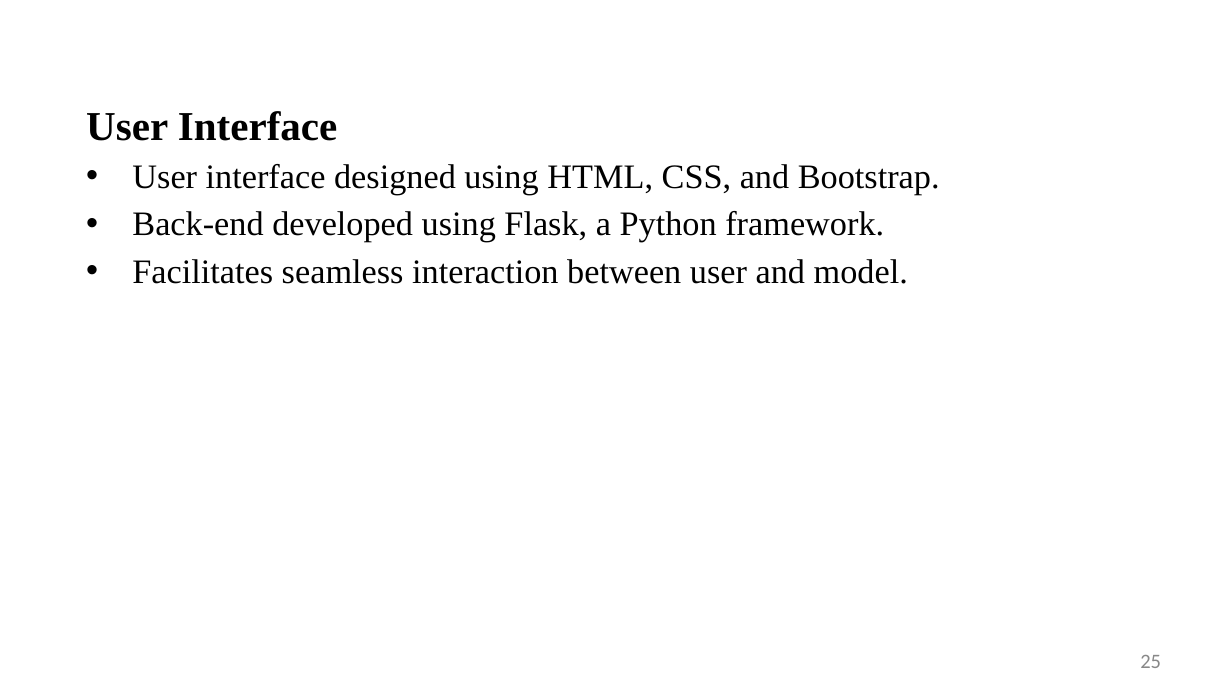
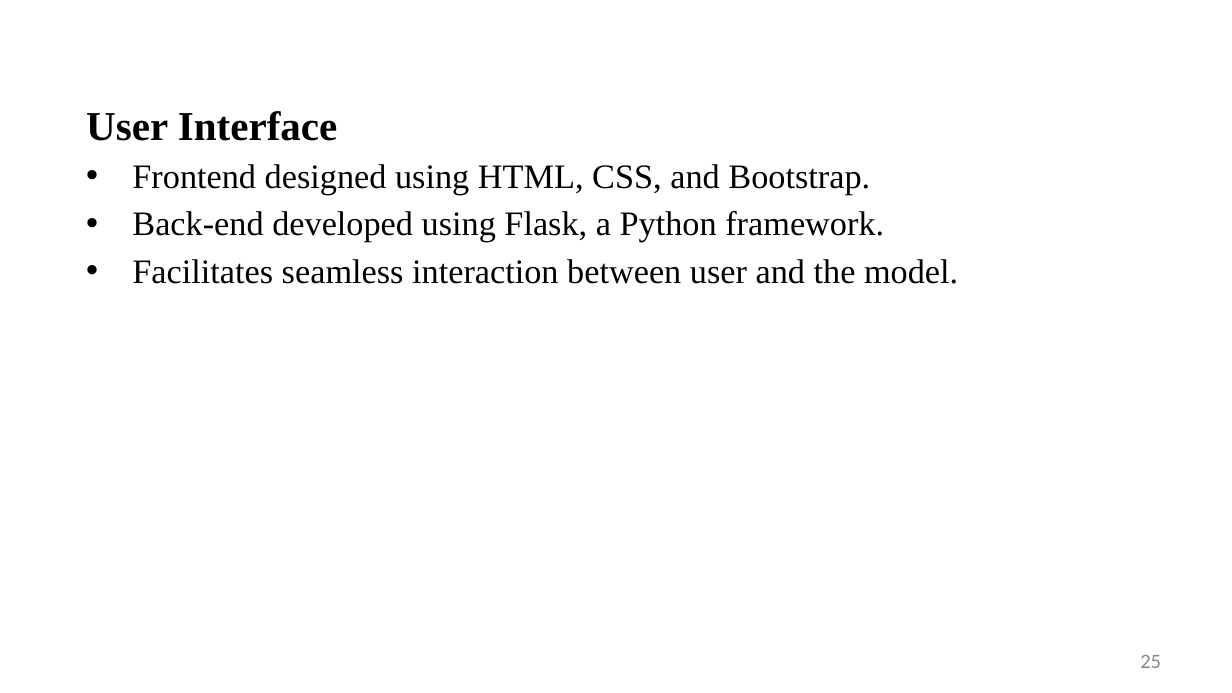
Before and after one commit to ananya-rm/kannada-gec, a slide deck: slide 25 of src/phase2.1.pptx. Drawn at 1232x693 pixels with LibreOffice and Linux fonts; fonts in the diff are those of the drawing; background and template pictures are left out. Boxes give left, top, right and bottom in pixels: in the first picture for what was removed or moved away, otherwise in the second. Text is boxed around its words. In the diff, an @@ line names an element or a change of style, - is before the commit and + after.

```diff
--- a/src/phase2.1.pptx
+++ b/src/phase2.1.pptx
@@ text at (132,164,870,195): text changed @@
-• User interface designed using HTML, CSS, and Bootstrap.
+• Frontend designed using HTML, CSS, and Bootstrap.
@@ text at (132,259,958,284): text changed @@
-• Facilitates seamless interaction between user and model.
+• Facilitates seamless interaction between user and the model.
```
Also in this commit, not shown: 7 other slides changed, 1 slide added, 21 other files.
